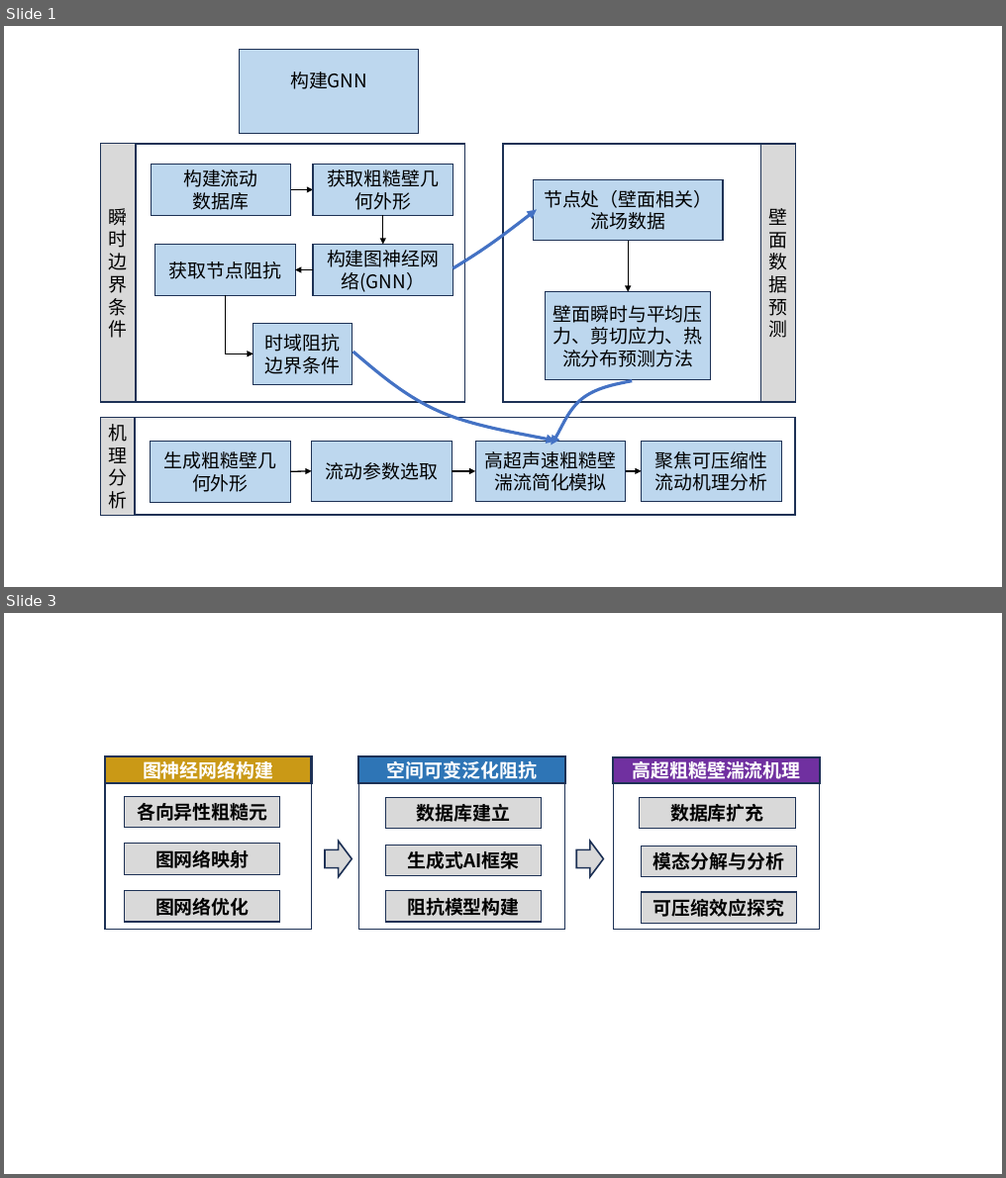
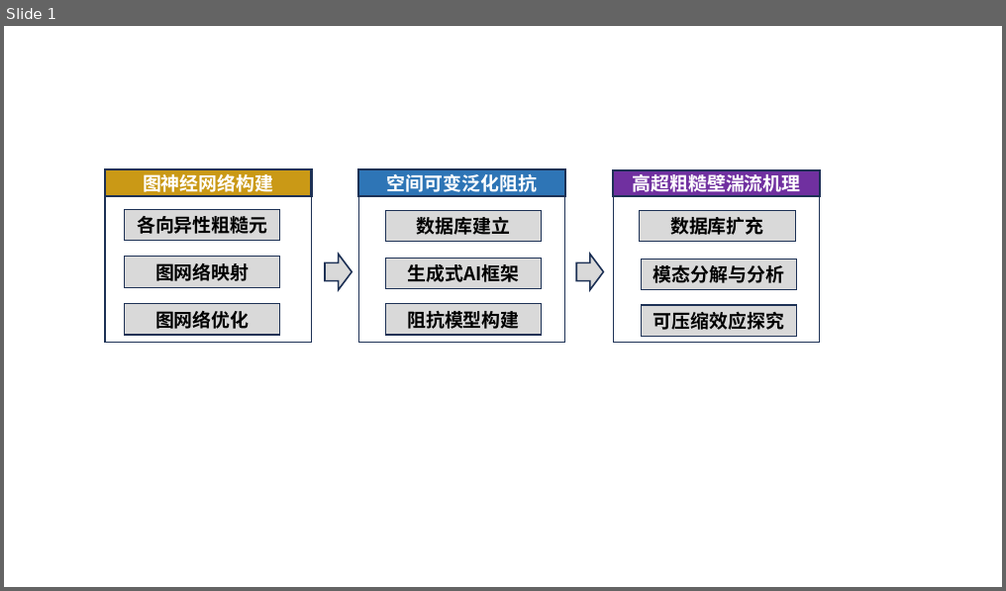
Before and after one commit to ychen0322/research, a slide deck: 2026青年基金/figs/技术路线图.pptx. Shown one above the other, each under a label of ours: slides 1 and 3 before the commit, slide 1 after it; the slides between them are not shown. The pictures are 1006x1178 and 1006x591 pixels, drawn with LibreOffice and Linux fonts; fonts in the diff are those of the drawing. Boxes give left, top, right and bottom in pixels: in the first picture for what was removed or moved away, otherwise in the second. Text is boxed around its words. In the diff, an @@ line names an element or a change of style, - is before the commit and + after.

```diff
--- a/2026青年基金/figs/技术路线图.pptx
+++ b/2026青年基金/figs/技术路线图.pptx
@@ slide 1 removed at (4, 26, 1002, 587), background #FFFFFF @@
@@ rounded rectangle removed at (239, 50, 419, 134) @@
-构建GNN
@@ group removed at (100, 144, 796, 515): 17 rounded rectangles, 7 arrows, 3 freeform shapes, 1 elbow arrow @@
-流动参数选取
-高超声速粗糙壁湍流简化模拟
-生成粗糙壁几何外形
-聚焦可压缩性流动机理分析
-构建图神经网络(GNN）
-构建流动
-数据库
-获取节点阻抗
-时域阻抗
-边界条件
-机理分析
-瞬时边界条件
-节点处（壁面相关）
-流场数据
-壁面瞬时与平均压力、剪切应力、热流分布预测方法
-壁面数据预测
-获取粗糙壁几何外形
@@ what was slide 3 is now slide 1 @@
```
Also in this commit, not shown: 5 slides added, 1 other slide removed, 7 other files.
